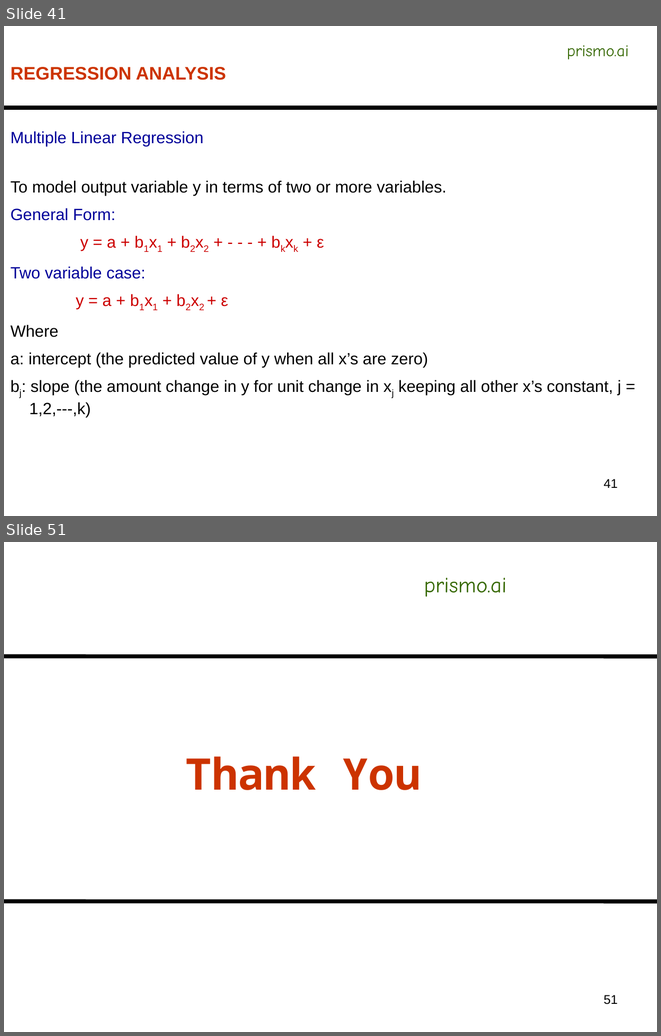
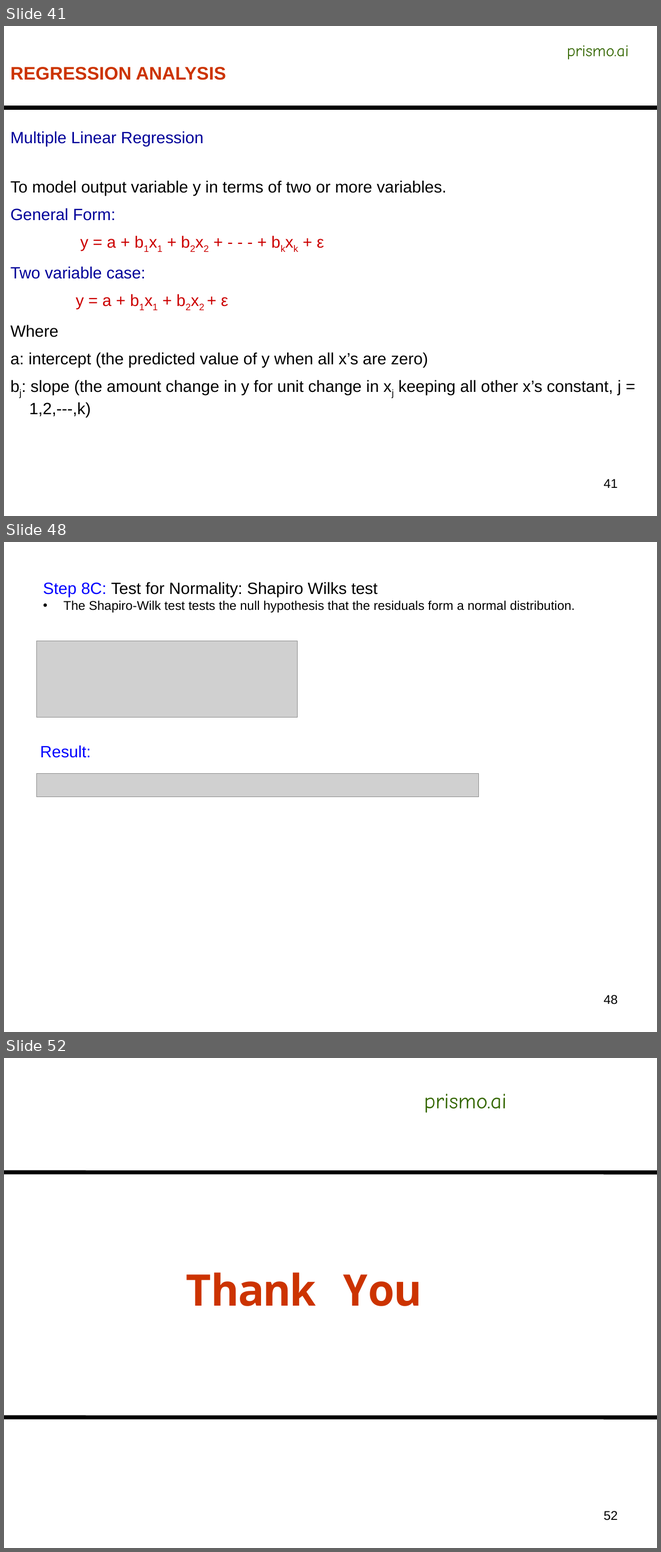
Before and after one commit to AnirbanDatta87/Python, a slide deck: Concepts/C12 - Predictive Modeling/Business_Forecasting_Module1.pptx. Shown one above the other, each under a label of ours: slides 41 and 51 before the commit, slides 41, 48 and 52 after it; the slides between them are not shown. The pictures are 661x1036 and 661x1552 pixels, drawn with LibreOffice and Linux fonts; fonts in the diff are those of the drawing; grey boxes stand for pictures. Boxes give left, top, right and bottom in pixels: in the first picture for what was removed or moved away, otherwise in the second. Text is boxed around its words. In the diff, an @@ line names an element or a change of style, - is before the commit and + after.

```diff
--- a/Concepts/C12 - Predictive Modeling/Business_Forecasting_Module1.pptx
+++ b/Concepts/C12 - Predictive Modeling/Business_Forecasting_Module1.pptx
@@ slide 48 added at box(4, 542, 657, 1032), background #FFFFFF @@
@@ text added at box(43, 582, 575, 612), 14 pt, text #000000 @@
+Step 8C: Test for Normality: Shapiro Wilks test
+• The Shapiro-Wilk test tests the null hypothesis that the residuals form a normal distribution.
@@ picture added at box(37, 641, 297, 717) @@
@@ text added at box(40, 745, 91, 758), 18 pt, text #0000FF @@
+Result:
@@ picture added at box(37, 773, 479, 796) @@
@@ page number added at box(603, 995, 618, 1004), 14 pt, text #000000 @@
+48
@@ what was slide 51 is now slide 52 @@
@@ page number at box(603, 1511, 618, 1520): text changed @@
-51
+52
```
Also in this commit, not shown: 4 slides changed, 5 other slides added, 5 slides removed, 21 other files.
